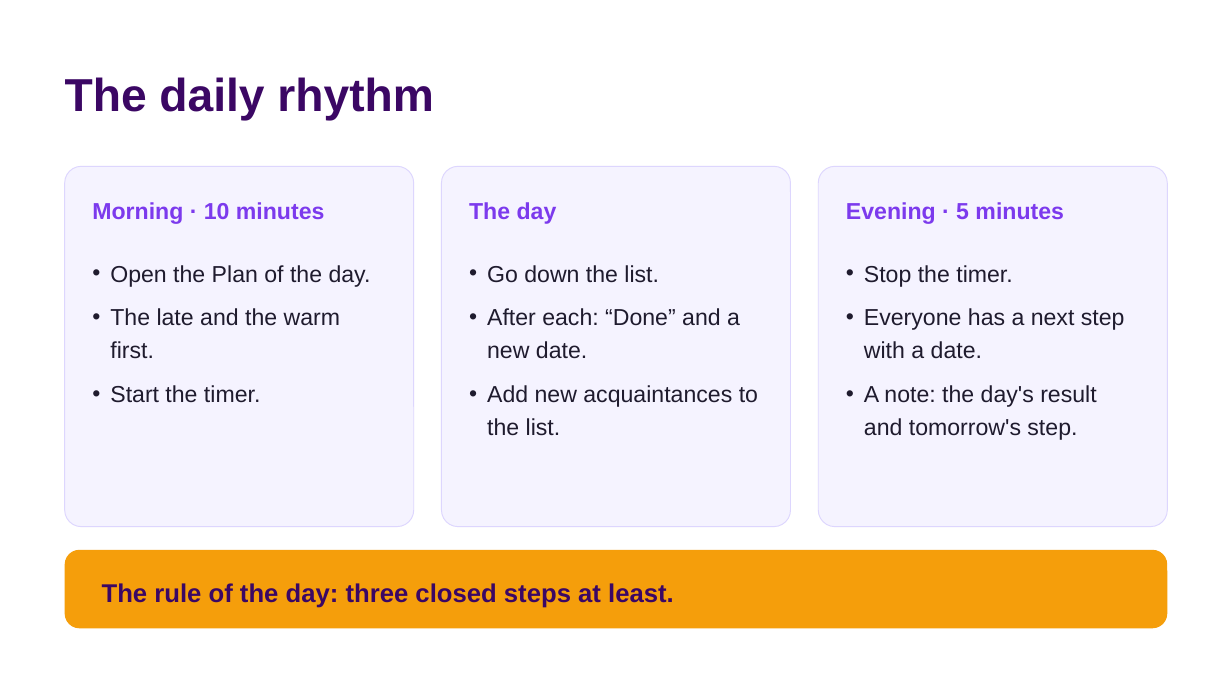
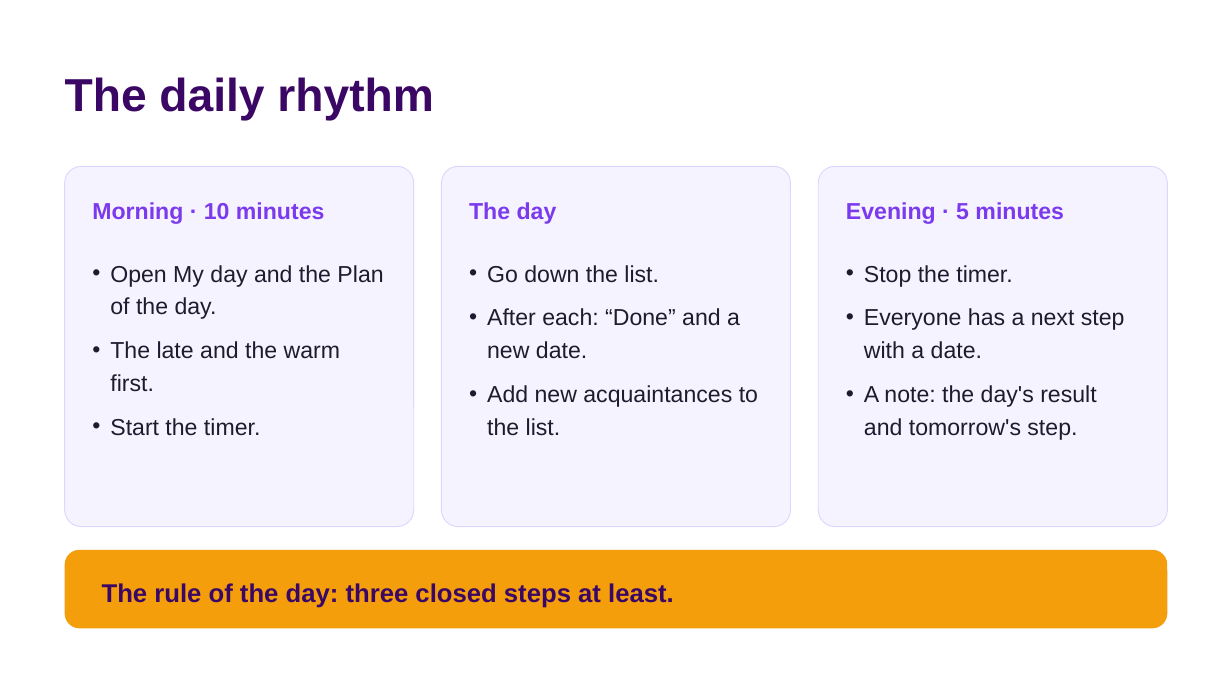
Before and after one commit to andreiyasinski89/Eagle-Control, a slide deck: slide 16 of public/guide/MeetOwl-presentation-en.pptx (slide 13 before the commit). Drawn at 1232x693 pixels with LibreOffice and Linux fonts; fonts in the diff are those of the drawing. Boxes give left, top, right and bottom in pixels: in the first picture for what was removed or moved away, otherwise in the second. Text is boxed around its words. In the diff, an @@ line names an element or a change of style, - is before the commit and + after.

```diff
--- a/public/guide/MeetOwl-presentation-en.pptx
+++ b/public/guide/MeetOwl-presentation-en.pptx
@@ text at (110, 265, 383, 319): text changed @@
-• Open the Plan of the day.
+• Open My day and the Plan of the day.
```
Also in this commit, not shown: 5 other slides changed, 4 slides added, 14 other files.
